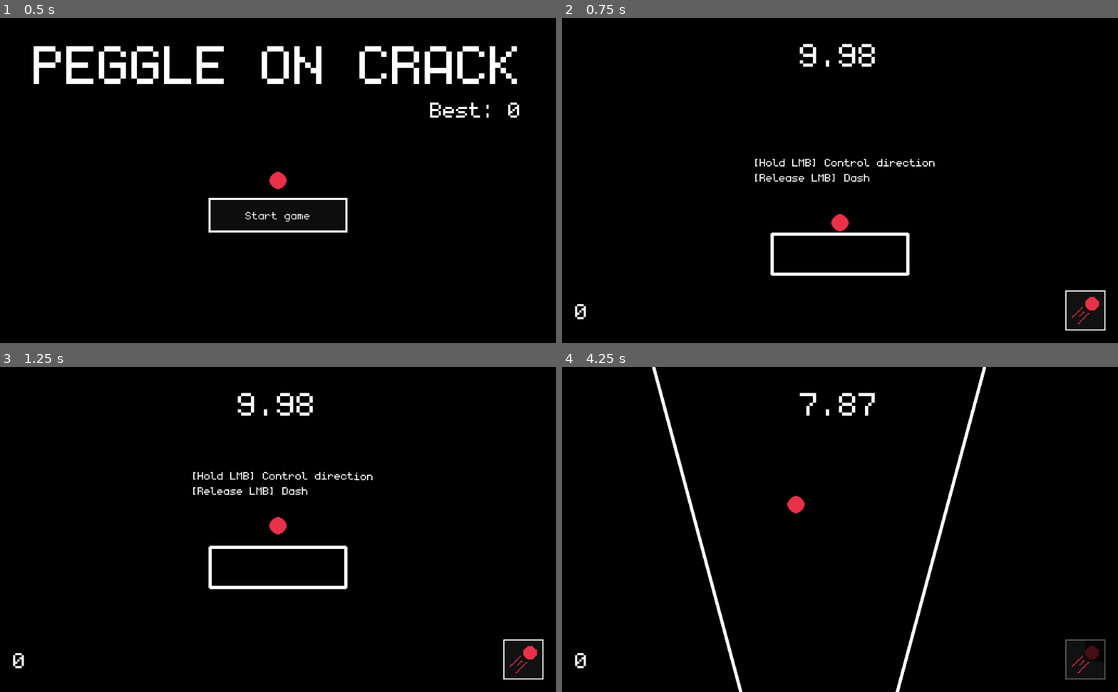
Above: before the commit, frames 1-4 (two rows, left to right).
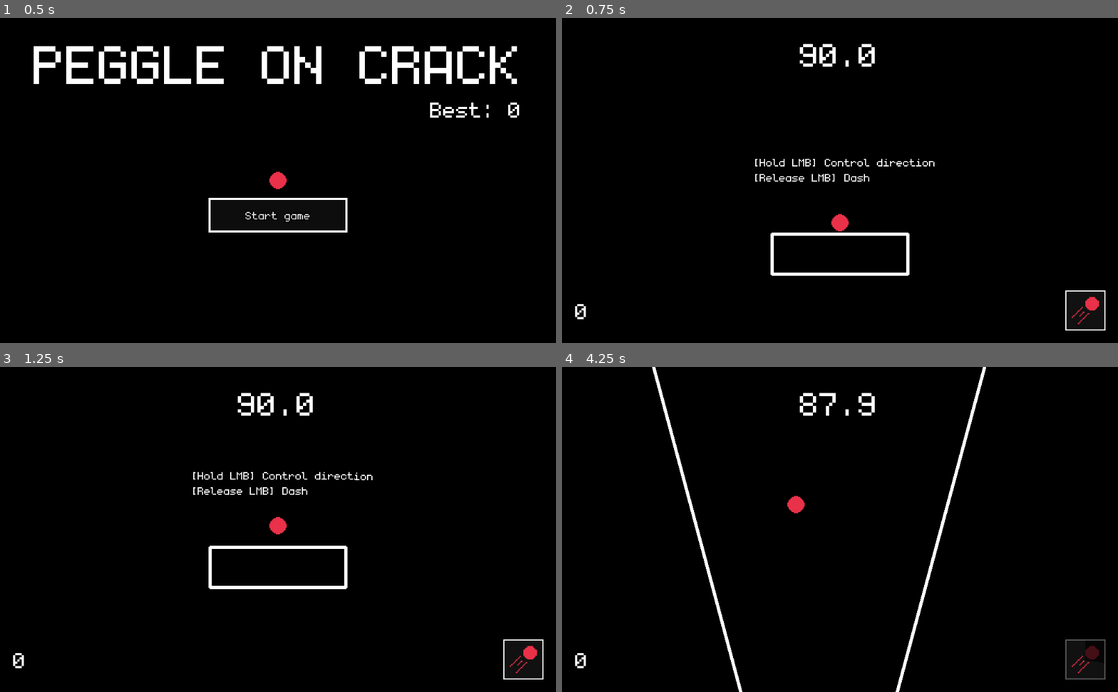
Above: after the commit, the same moments.

Repository: Unprofessional-Labs/Peggle-On-Crack
Game: Godot game, scene res://MainTitle.tscn
Two runs of this game, one before a commit and one after it. Both use one fixed random seed, a clock stepped at 60 frames per second and the inputs below.
Inputs (mouse positions are in pixels of both pictures, inside the frame that each line leads up to):
- Up to frame 1 (0.5 s): no input
- Up to frame 2 (0.75 s): click "Start game" at 0.5 s
- Up to frame 3 (1.25 s): no input
- Up to frame 4 (4.25 s): move the mouse to (962, 513) at 1.27 s; press the mouse at (962, 513) at 1.28 s; tap Enter at 2 s; move the mouse to (728, 545) at 2.02 s; release the mouse at (728, 545) at 2.03 s; click (728, 545) at 2.1 s; move the mouse to (895, 458) at 2.77 s; press the mouse at (895, 458) at 2.78 s; move the mouse to (812, 594) at 3.52 s; release the mouse at (812, 594) at 3.53 s; click (812, 594) at 3.6 s

Frame 1 is identical in both runs. In frame 2, 0.3% of the frame differs, in the area x 46-57%, y 7-16%; in frame 3, 0.3%; in frame 4, 0.4%, in the area x 42-57%, y 7-16%.

Commit message:
Update Global.gd

Diff:
--- a/Scenes/Global.gd
+++ b/Scenes/Global.gd
@@ -110,7 +110,7 @@
 
 	return multiplier
 
-var starting_time = 10
+var starting_time = 90
 func initialize() -> void:
 	GAME_VAR = {
 		"score": 0,
